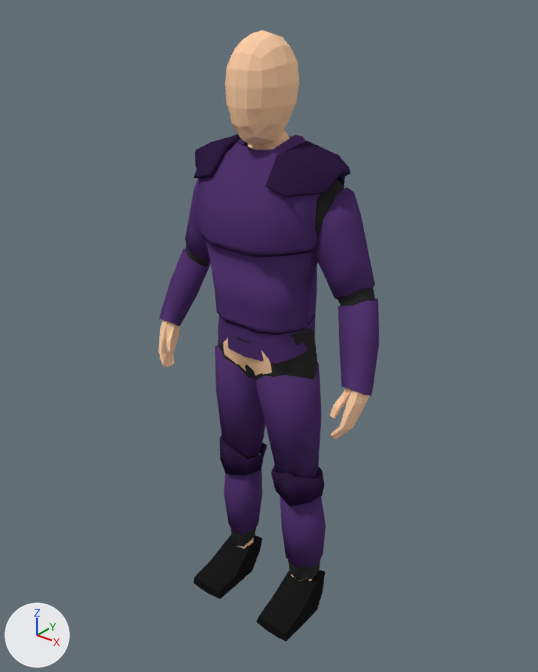
Two versions of the Blender file TrevorQuest Project/Assets/characters/char_model.blend, one commit apart.
Before and after are seen from a 50 mm camera at (1.349, -1.668, 2.082) aimed at (-0.011, 0.031, 1.029). The axes (+X, +Y, +Z) are drawn at lower left. The lights are the same throughout.

The first picture shows 'Armor_Arms', 'Armor_BP', 'Armor_Shoulders', 'Armor_legs', 'body', 'body.001', 'shoe', 'underArmor_Arms'.
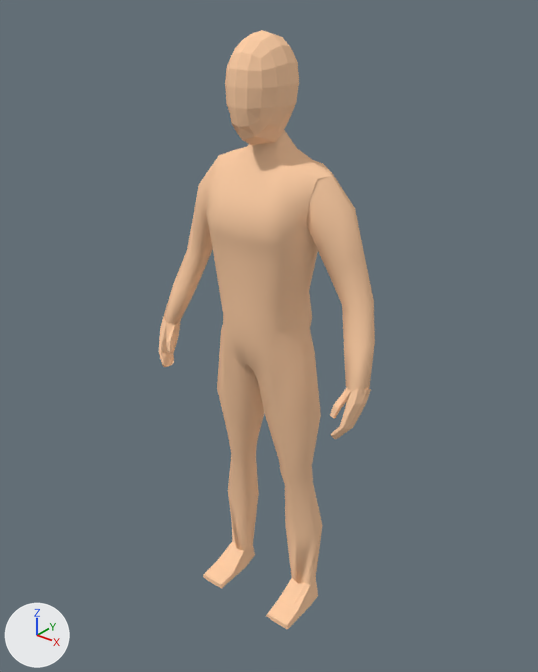
The change, as a diff of the scene's bpy script:
```diff
--- a/TrevorQuest Project/Assets/characters/char_model.blend.py
+++ b/TrevorQuest Project/Assets/characters/char_model.blend.py
@@ me_cube_006 @@
 me_cube_006.from_pydata(...)  # 183 vertices, 155 faces; spans x 0.0..0.233, y -0.17..0.173, z 1.007..1.684
 # used by ob_armor_bp; location = (0.0, 0.0, -0.003)
+# me_cube_006 part 1: the loose piece of 182 vertices spanning x 0.0..0.233, y -0.17..0.173, z 1.007..1.684 is deleted
 me_cube_006.materials.append(mat_armor)
 me_cube_006.materials.append(mat_kneecap)
+me_cube_006.materials.append(mat_underarmor)  # black #333333
@@ ob_shoe @@
 ob_shoe = bpy.data.objects.new('shoe', me_cube_004)
-ob_shoe.location = (0.0, 0.0, -0.003)
+ob_shoe.location = (0.0, 0.0, 0.0)
 _m = ob_shoe.modifiers.new('Mirror', 'MIRROR')
 _m.use_clip = True
+ob_shoe.hide_set(True)  # its collection is switched off
@@ ob_armor_legs @@
-ob_armor_legs = bpy.data.objects.new('Armor_legs', me_underarmor_001)
-ob_armor_legs.location = (0.0, 0.0, -0.003)
-_m = ob_armor_legs.modifiers.new('Mirror', 'MIRROR')
-_m.use_clip = True
-_m = ob_armor_legs.modifiers.new('Solidify', 'SOLIDIFY')
-_m.thickness = 0.013
-_m.use_rim_only = True
-_m.nonmanifold_thickness_mode = 'FIXED'
-_m.nonmanifold_merge_threshold = 0.0003
@@ ob_body_001 @@
-ob_body_001 = bpy.data.objects.new('body.001', me_underarmor)
-ob_body_001.location = (0.0, 0.0, -0.003)
-_m = ob_body_001.modifiers.new('Mirror', 'MIRROR')
-_m.use_clip = True
@@ ob_armor_shoulders @@
-ob_armor_shoulders = bpy.data.objects.new('Armor_Shoulders', me_cube_009)
-ob_armor_shoulders.location = (0.0, 0.0, -0.003)
-_m = ob_armor_shoulders.modifiers.new('Mirror', 'MIRROR')
-_m.use_clip = True
@@ ob_armor_arms @@
-ob_armor_arms = bpy.data.objects.new('Armor_Arms', me_cube_008)
-ob_armor_arms.location = (0.0, 0.0, -0.003)
-_m = ob_armor_arms.modifiers.new('Mirror', 'MIRROR')
-_m.use_clip = True
@@ ob_underarmor_arms @@
-ob_underarmor_arms = bpy.data.objects.new('underArmor_Arms', me_cube_007)
-ob_underarmor_arms.location = (0.0, 0.0, -0.003)
-_m = ob_underarmor_arms.modifiers.new('Mirror', 'MIRROR')
-_m.use_clip = True
@@ ob_armor_bp @@
 ob_armor_bp = bpy.data.objects.new('Armor_BP', me_cube_006)
-ob_armor_bp.location = (0.0, 0.0, -0.003)
-_m = ob_armor_bp.modifiers.new('Mirror', 'MIRROR')
-_m.use_clip = True
+ob_armor_bp.location = (0.0, 0.0, 0.0)
+ob_armor_bp.hide_set(True)  # its collection is switched off
```

Location of each change, [x1, y1, x2, y2] in pixels of the pictures (538 x 672 px):
'Armor_BP', hidden
    before: [196, 135, 345, 364]
'Armor_legs', deleted
    before: [215, 345, 326, 567]
    faces in mat_armor (dark purple #533670): [215, 345, 326, 567]
    faces in mat_kneecap (dark purple #2f1e42): [220, 435, 324, 506]
'Armor_Arms', deleted
    before: [159, 178, 379, 396]
    faces in mat_armor (dark purple #533670): [159, 178, 379, 396]
'shoe', hidden (black)
    before: [194, 534, 325, 641]
'Armor_Shoulders', deleted
    before: [194, 134, 351, 197]
'body.001', deleted (black)
    before: [218, 327, 320, 580]
'underArmor_Arms', deleted (black)
    before: [164, 145, 375, 390]
'body', unchanged, uncovered by the edit
    before: [159, 30, 369, 581]
    after: [159, 30, 375, 630]
